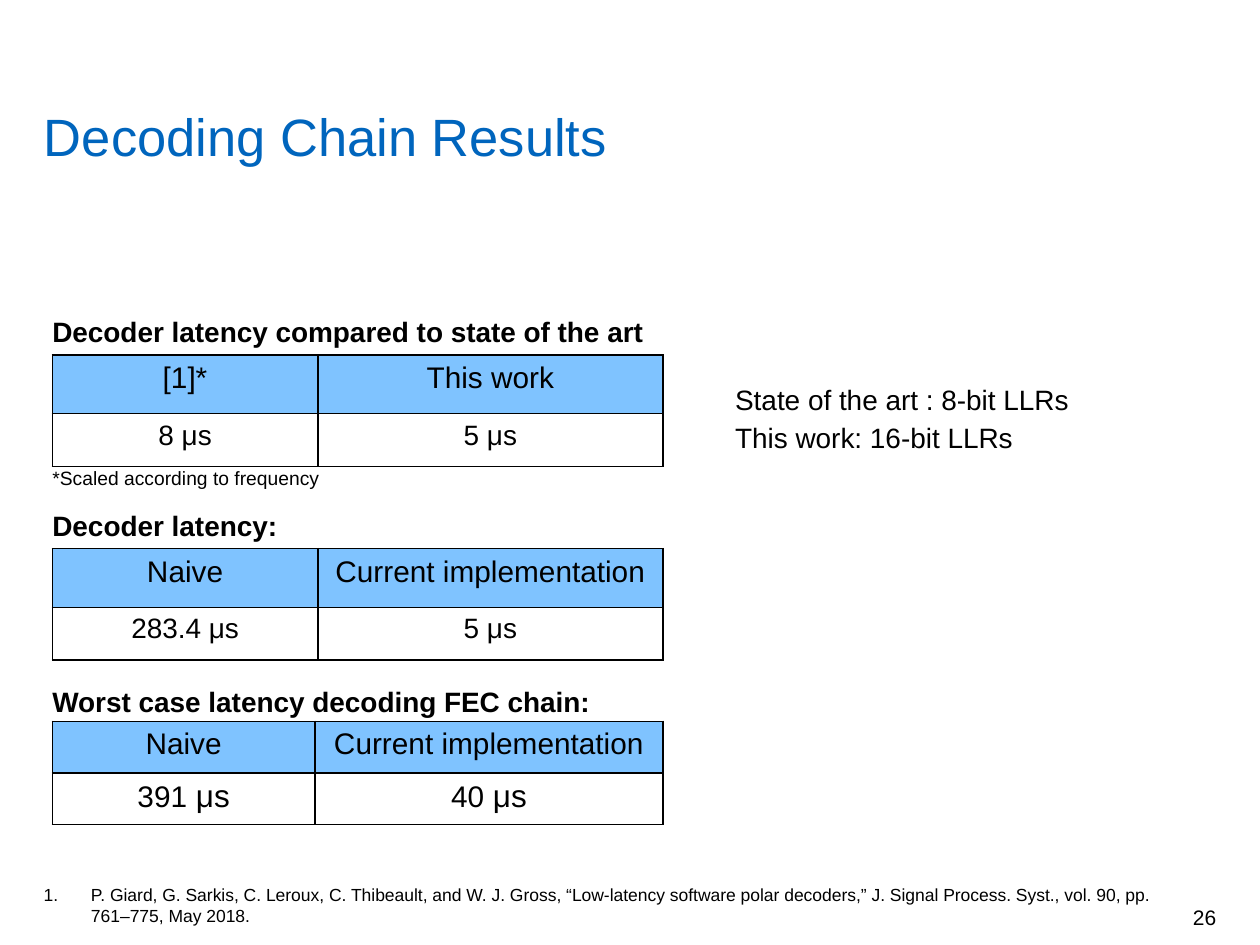
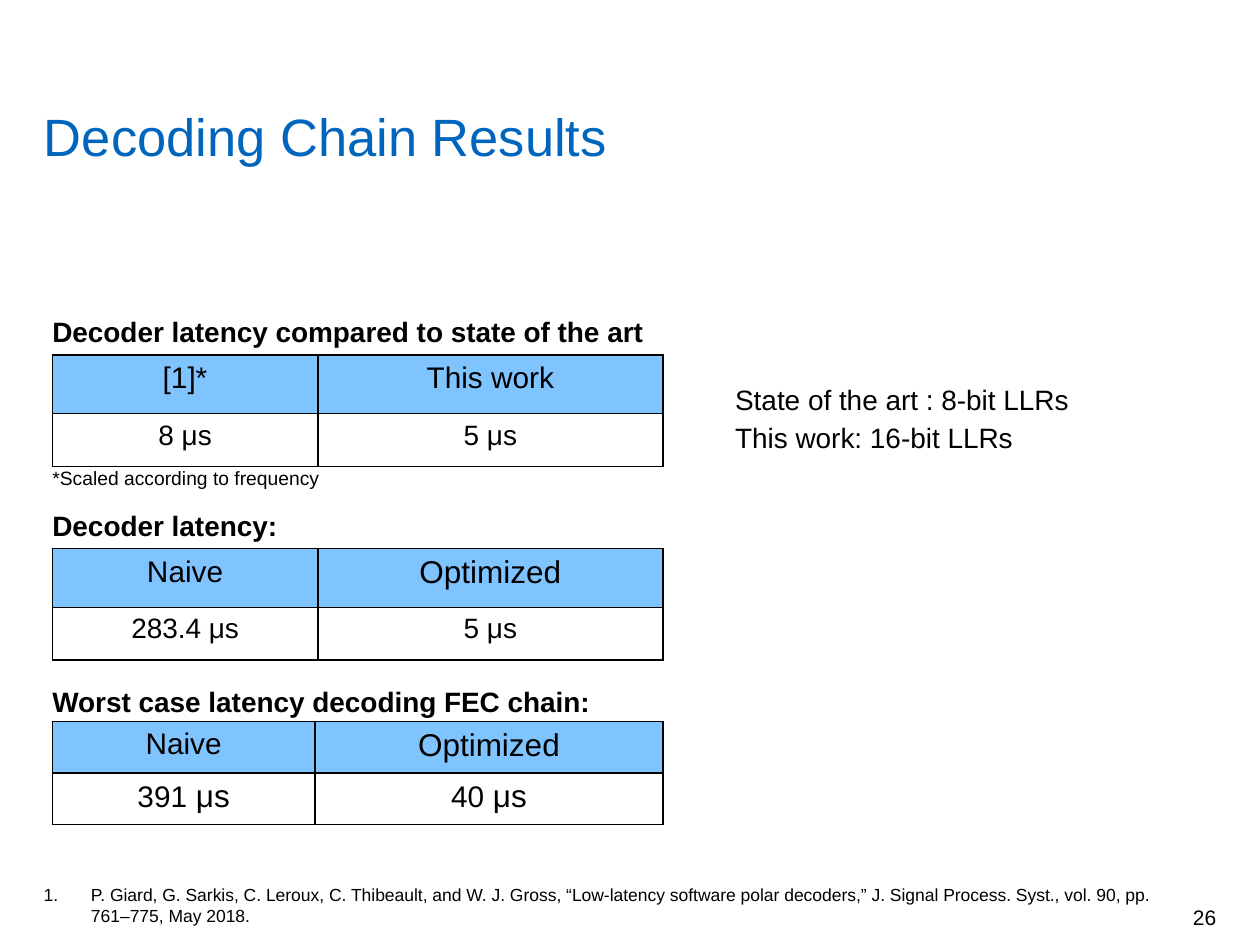
Before and after one commit to yadhu1961/thesis_5GPolorCodes, a slide deck: slide 26 of final_presentation/finalPpt1.4.pptx. Drawn at 1260x945 pixels with LibreOffice and Linux fonts; fonts in the diff are those of the drawing; grey boxes stand for pictures; background and template pictures are left out. Boxes give left, top, right and bottom in pixels: in the first picture for what was removed or moved away, otherwise in the second. Text is boxed around its words. In the diff, an @@ line names an element or a change of style, - is before the commit and + after.

```diff
--- a/final_presentation/finalPpt1.4.pptx
+++ b/final_presentation/finalPpt1.4.pptx
@@ table at [53,548,664,659] @@
-row 1, column 2: Current implementation
+row 1, column 2: Optimized
@@ table at [53,722,663,825] @@
-row 1, column 2: Current implementation
+row 1, column 2: Optimized
```
Also in this commit, not shown: 3 other slides changed, 2 other files.
